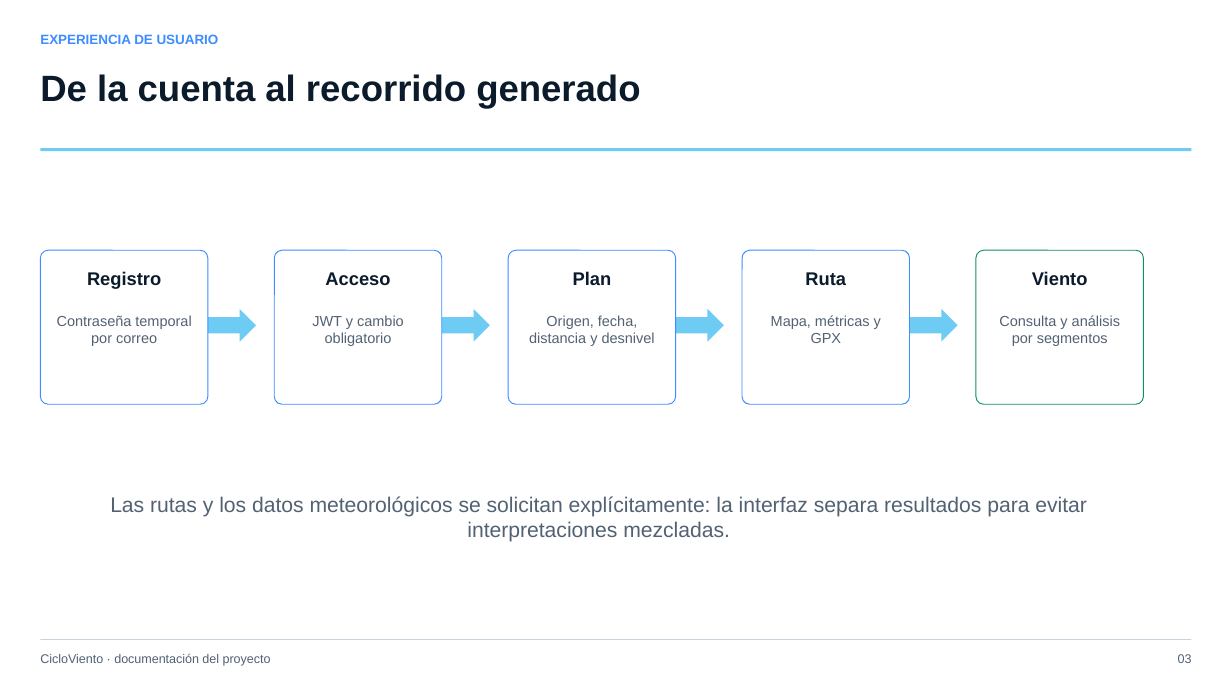
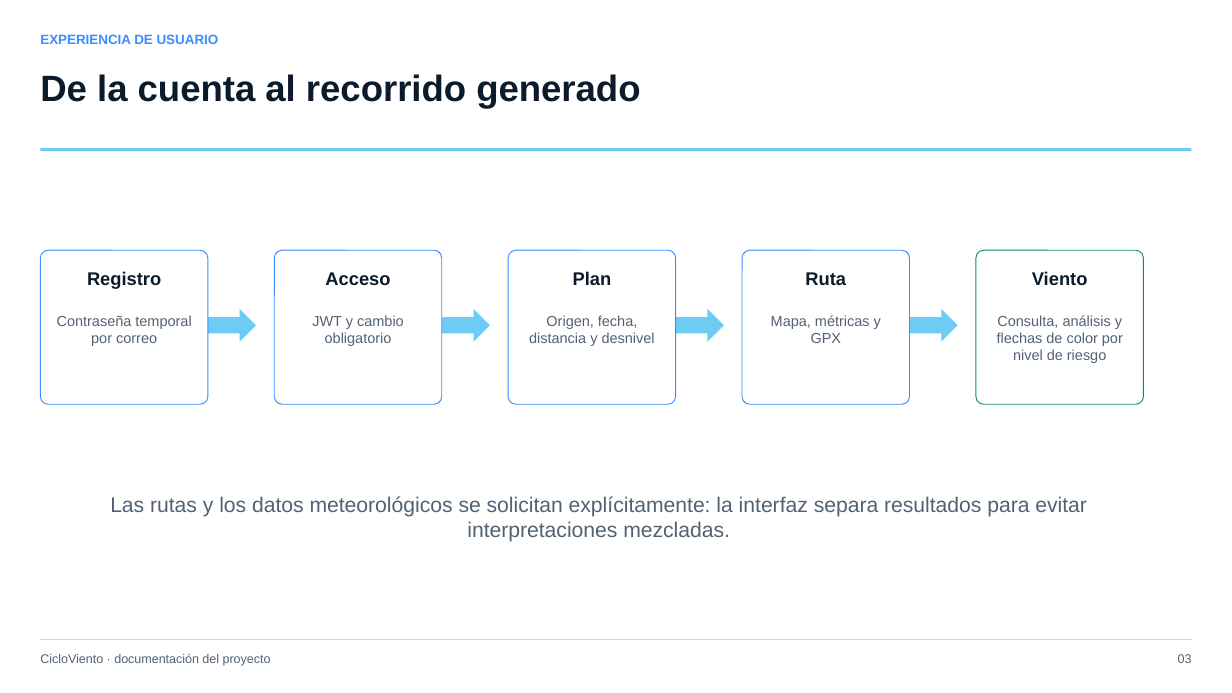
Before and after one commit to FerMacDev/CicloViento, a slide deck: slide 3 of outputs/CicloViento-presentacion-proyecto.pptx. Drawn at 1232x693 pixels with LibreOffice and Linux fonts; fonts in the diff are those of the drawing. Boxes give left, top, right and bottom in pixels: in the first picture for what was removed or moved away, otherwise in the second. Text is boxed around its words. In the diff, an @@ line names an element or a change of style, - is before the commit and + after.

```diff
--- a/outputs/CicloViento-presentacion-proyecto.pptx
+++ b/outputs/CicloViento-presentacion-proyecto.pptx
@@ text at (997,315,1123,363): text changed @@
-Consulta y análisis por segmentos
+Consulta, análisis y flechas de color por nivel de riesgo
```
Also in this commit, not shown: 7 other slides changed.
